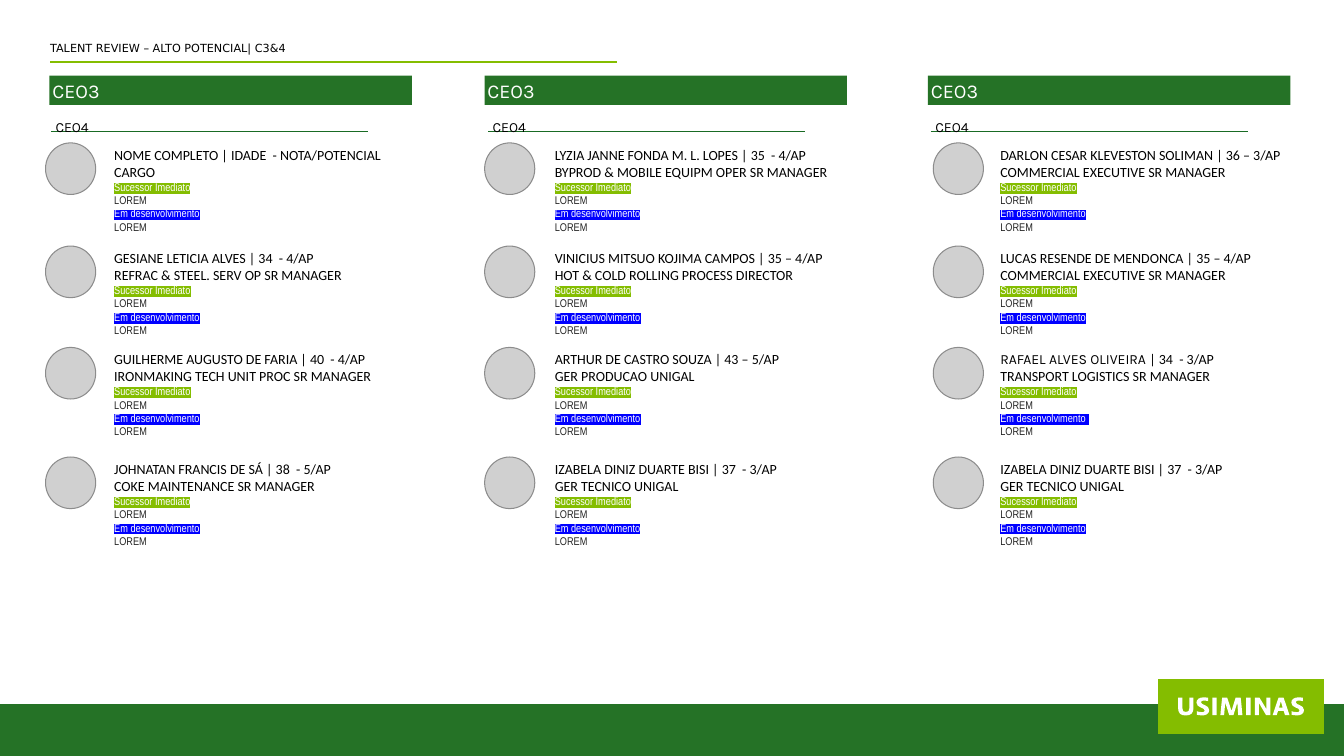
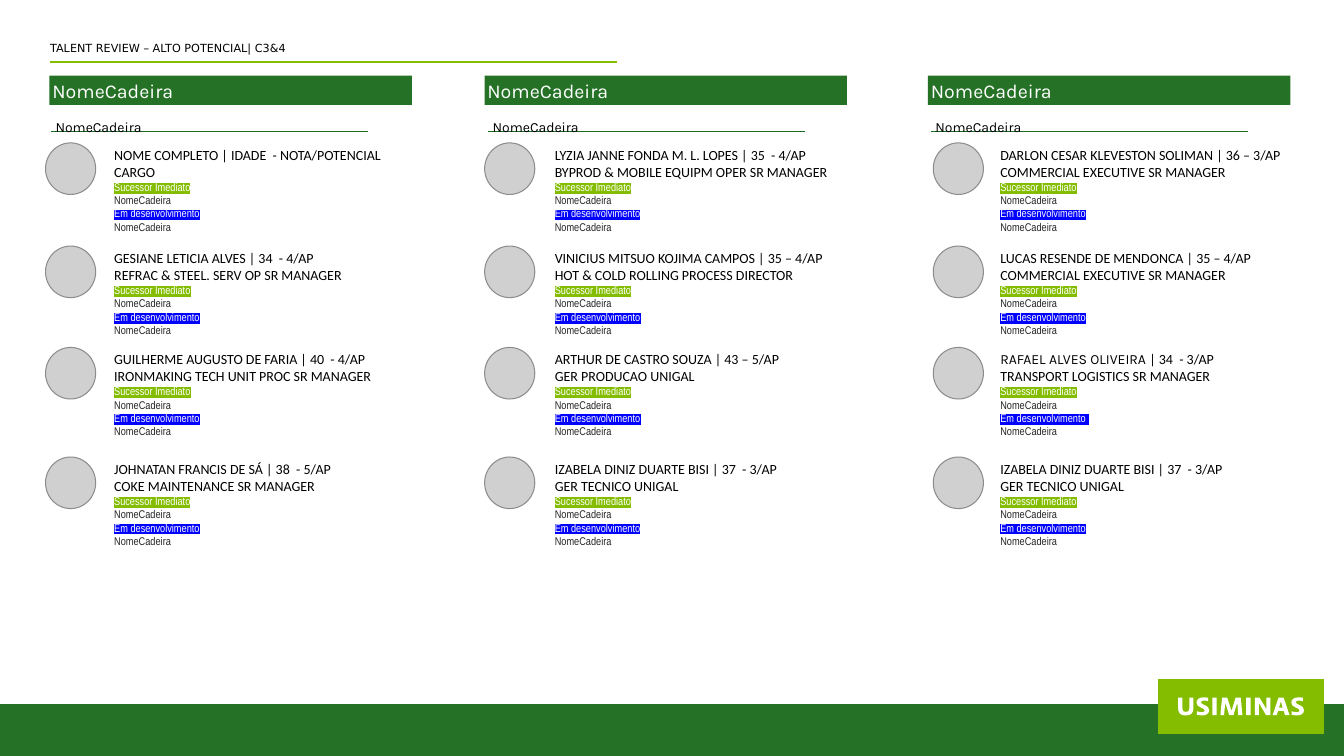
Before and after one commit to IgorGSBarbosaDev/TalentMaterialGenerator, a slide deck: slide 1 of carometros/CarometroTalentReview.pptx. Drawn at 1344x756 pixels with LibreOffice and Linux fonts; fonts in the diff are those of the drawing; grey boxes stand for pictures. Boxes give left, top, right and bottom in pixels: in the first picture for what was removed or moved away, otherwise in the second. Text is boxed around its words. In the diff, an @@ line names an element or a change of style, - is before the commit and + after.

```diff
--- a/carometros/CarometroTalentReview.pptx
+++ b/carometros/CarometroTalentReview.pptx
@@ text in rectangle at [52, 84, 173, 99]: text changed @@
-CEO3
+NomeCadeira
@@ text in rectangle at [487, 84, 608, 99]: text changed @@
-CEO3
+NomeCadeira
@@ text in rectangle at [931, 84, 1052, 99]: text changed @@
-CEO3
+NomeCadeira
@@ text at [56, 122, 142, 132]: text changed @@
-CEO4
+NomeCadeira
@@ text at [493, 122, 579, 132]: text changed @@
-CEO4
+NomeCadeira
@@ text at [935, 122, 1021, 132]: text changed @@
-CEO4
+NomeCadeira
@@ text at [114, 196, 171, 204]: text changed @@
-LOREM
+NomeCadeira
@@ text at [555, 196, 612, 204]: text changed @@
-LOREM
+NomeCadeira
@@ text at [1000, 196, 1086, 231]: text changed; text colour #FFFFFF to #242424 @@
-LOREM
-Em desenvolvimento
-LOREM
+NomeCadeira
+Em desenvolvimento
+NomeCadeira
@@ text at [114, 223, 171, 231]: text changed @@
-LOREM
+NomeCadeira
@@ text at [555, 223, 612, 231]: text changed @@
-LOREM
+NomeCadeira
@@ text at [114, 299, 171, 307]: text changed @@
-LOREM
+NomeCadeira
@@ text at [555, 299, 640, 334]: text changed; text colour #FFFFFF to #242424 @@
-LOREM
-Em desenvolvimento
-LOREM
+NomeCadeira
+Em desenvolvimento
+NomeCadeira
@@ text at [1000, 299, 1086, 334]: text changed; text colour #FFFFFF to #242424 @@
-LOREM
-Em desenvolvimento
-LOREM
+NomeCadeira
+Em desenvolvimento
+NomeCadeira
@@ text at [114, 326, 171, 334]: text changed @@
-LOREM
+NomeCadeira
@@ text at [114, 401, 200, 435]: text changed; text colour #FFFFFF to #242424 @@
-LOREM
-Em desenvolvimento
-LOREM
+NomeCadeira
+Em desenvolvimento
+NomeCadeira
@@ text at [555, 401, 640, 435]: text changed; text colour #FFFFFF to #242424 @@
-LOREM
-Em desenvolvimento
-LOREM
+NomeCadeira
+Em desenvolvimento
+NomeCadeira
@@ text at [1000, 401, 1086, 435]: text changed; text colour #FFFFFF to #242424 @@
-LOREM
-Em desenvolvimento
-LOREM
+NomeCadeira
+Em desenvolvimento
+NomeCadeira
@@ text at [114, 510, 200, 545]: text changed; text colour #FFFFFF to #242424 @@
-LOREM
-Em desenvolvimento
-LOREM
+NomeCadeira
+Em desenvolvimento
+NomeCadeira
@@ text at [555, 510, 612, 518]: text changed @@
-LOREM
+NomeCadeira
@@ text at [555, 537, 612, 545]: text changed @@
-LOREM
+NomeCadeira
@@ text at [1000, 510, 1057, 518]: text changed @@
-LOREM
+NomeCadeira
@@ text at [1000, 537, 1057, 545]: text changed @@
-LOREM
+NomeCadeira
```
Also in this commit, not shown: 8 other files.
